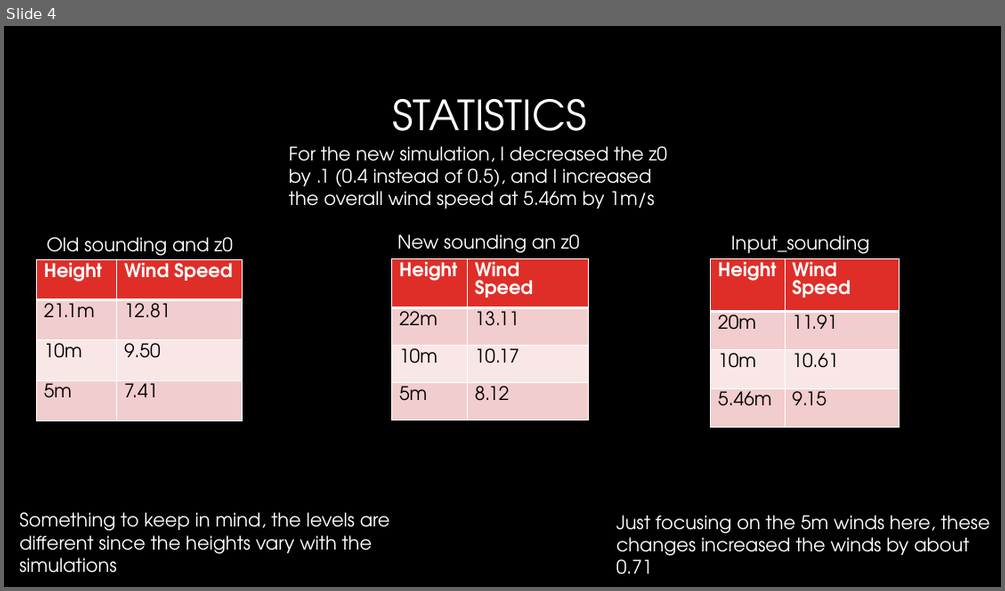
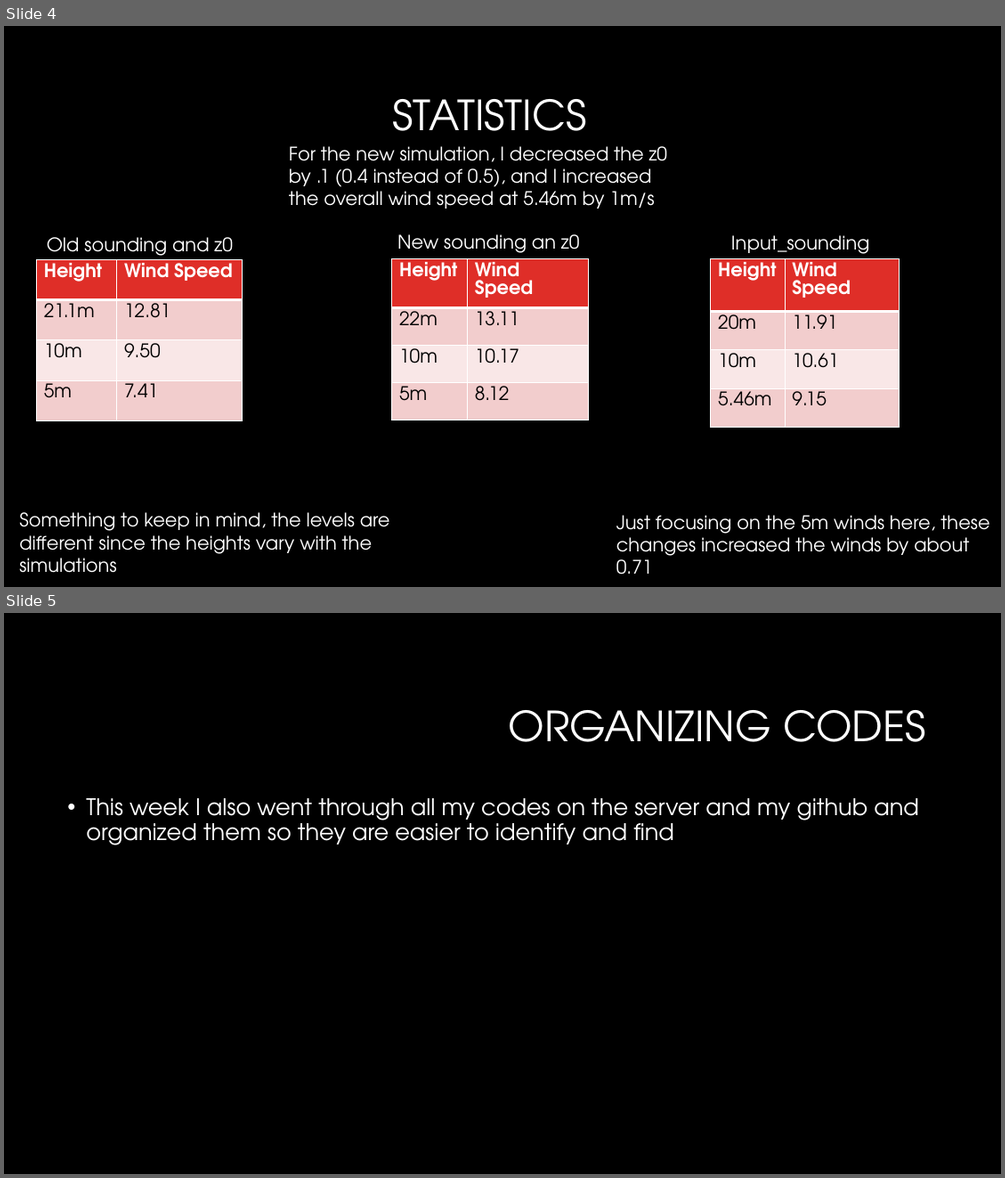
Before and after one commit to Jeremy-Benik/Meeting_Notes, a slide deck: 09022022_Presentation.pptx. Shown one above the other, each under a label of ours: slide 4 before the commit, slides 4 and 5 after it. The pictures are 1005x591 and 1005x1178 pixels, drawn with LibreOffice and Linux fonts; fonts in the diff are those of the drawing; background and template pictures are left out. Boxes give left, top, right and bottom in pixels: in the first picture for what was removed or moved away, otherwise in the second. Text is boxed around its words. In the diff, an @@ line names an element or a change of style, - is before the commit and + after.

```diff
--- a/09022022_Presentation.pptx
+++ b/09022022_Presentation.pptx
@@ slide 5 added at (4, 613, 1001, 1174), background #000000 @@
@@ title added at (509, 710, 925, 742), 40 pt, text #FFFFFF @@
+ORGANIZING CODES
@@ text added at (86, 798, 919, 845), 22 pt, text #FFFFFF @@
+• This week I also went through all my codes on the server and my github and organized them so they are easier to identify and find
```
Also in this commit, not shown: 1 slide changed, 1 other file.
